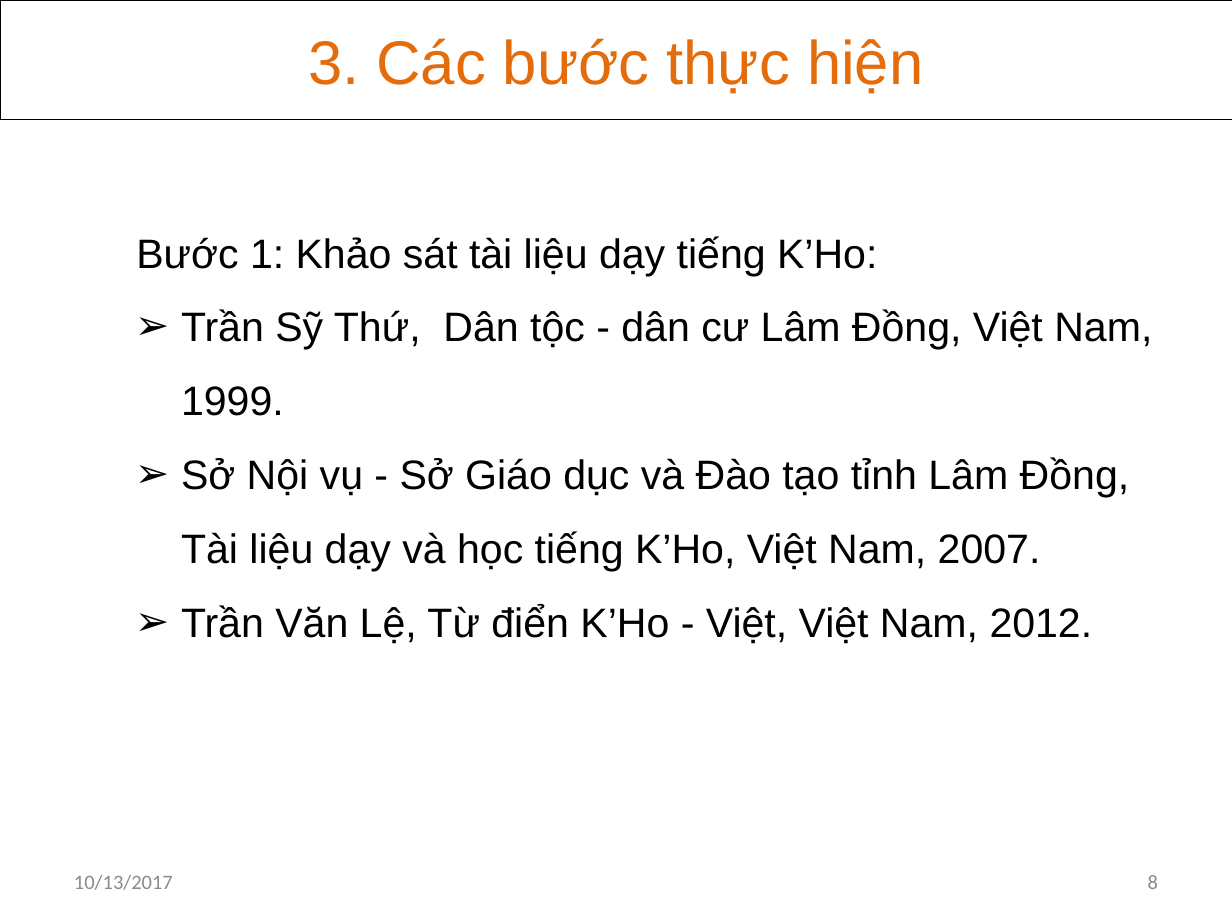
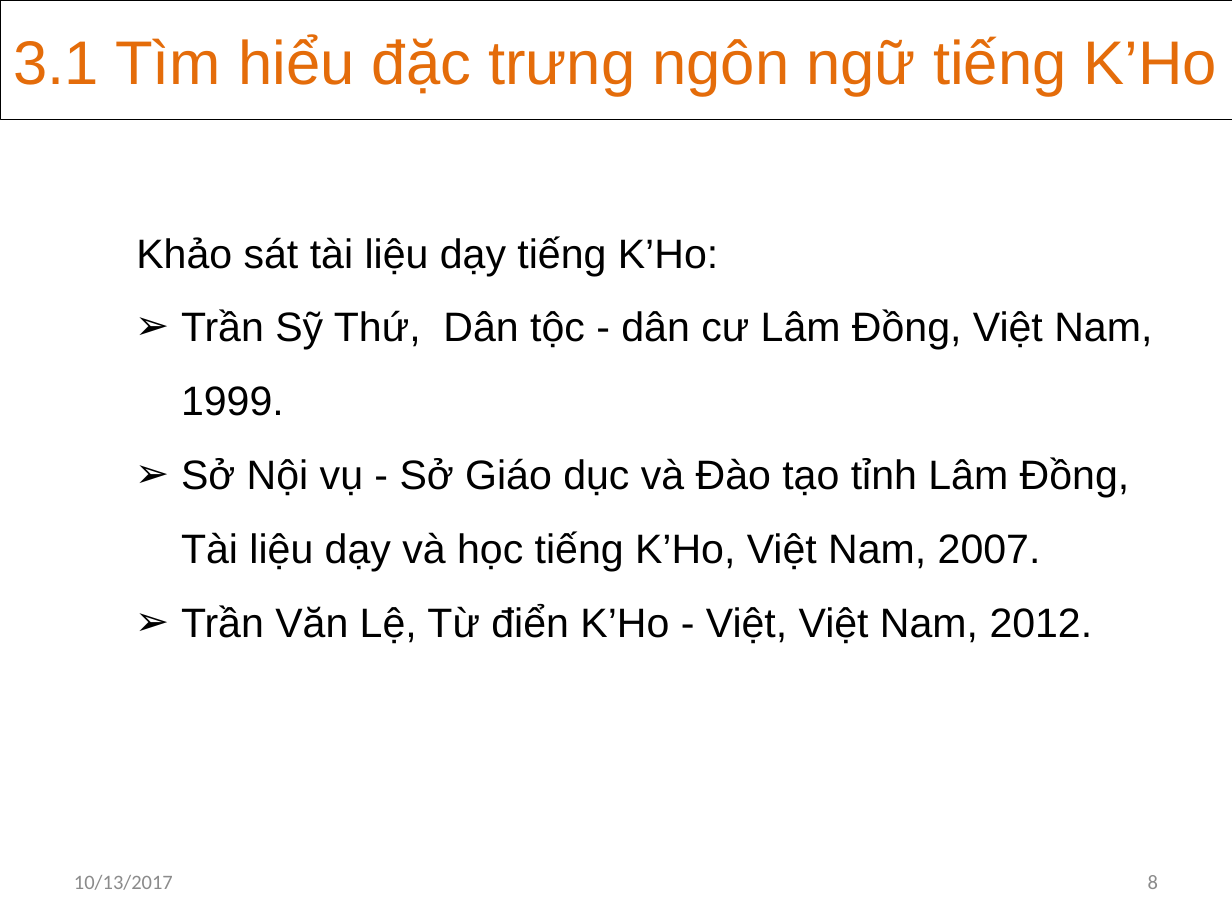
Before and after one commit to khanhvinhit/Do-An, a slide deck: slide 8 of THESIS/DACN_UD_Hoc_KHo_CTK37_BaoCao_D3.pptx. Drawn at 1232x924 pixels with LibreOffice and Linux fonts; fonts in the diff are those of the drawing. Boxes give left, top, right and bottom in pixels: in the first picture for what was removed or moved away, otherwise in the second. Text is boxed around its words. In the diff, an @@ line names an element or a change of style, - is before the commit and + after.

```diff
--- a/THESIS/DACN_UD_Hoc_KHo_CTK37_BaoCao_D3.pptx
+++ b/THESIS/DACN_UD_Hoc_KHo_CTK37_BaoCao_D3.pptx
@@ text in rectangle at (x1=14, y1=34, x2=1217, y2=95): text changed @@
-3. Các bước thực hiện
+3.1 Tìm hiểu đặc trưng ngôn ngữ tiếng K’Ho
@@ text at (x1=136, y1=236, x2=718, y2=276): text changed @@
-Bước 1: Khảo sát tài liệu dạy tiếng K’Ho:
+Khảo sát tài liệu dạy tiếng K’Ho:
```
Also in this commit, not shown: 11 other slides changed, 2 slides added.
